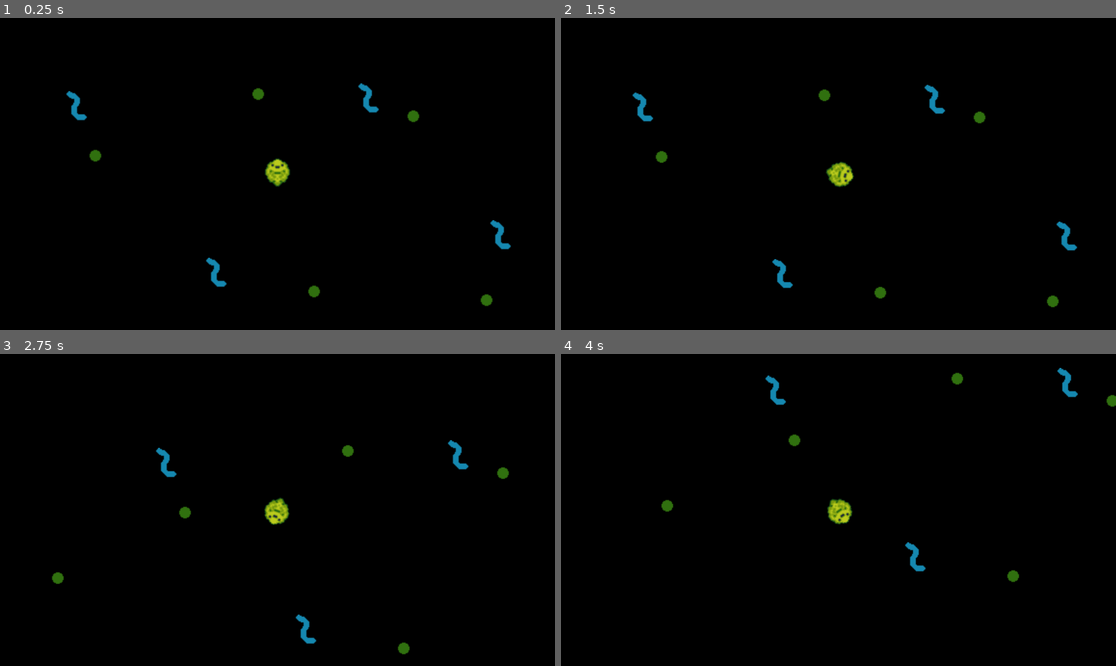
Above: before the commit, frames 1-4 (two rows, left to right).
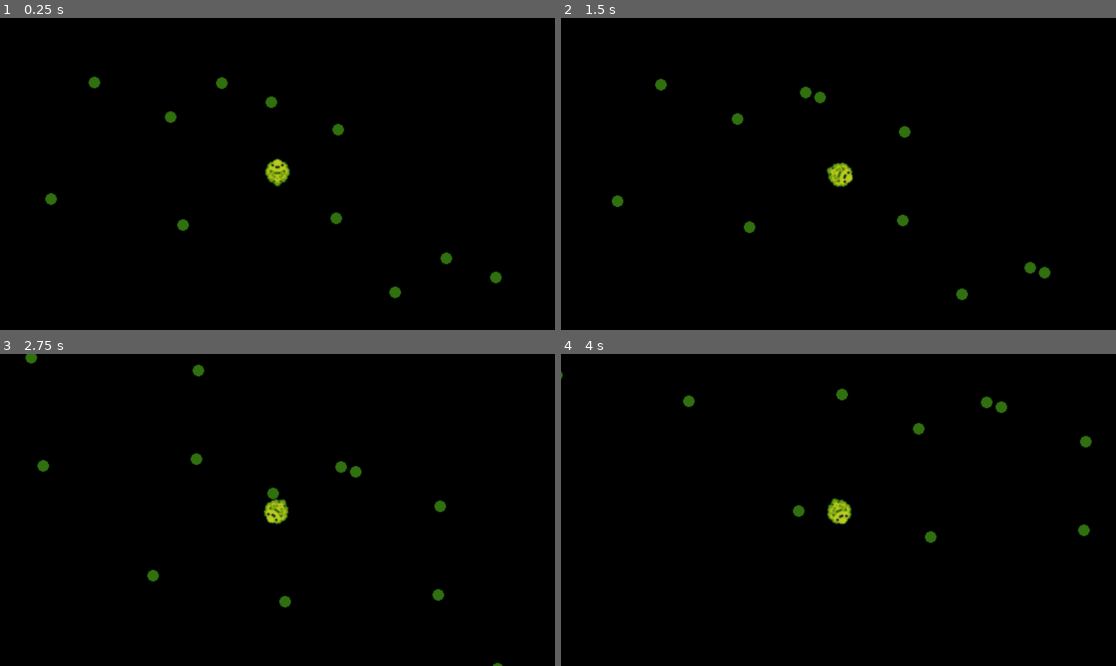
Above: after the commit, the same moments.

Repository: sjhope/CozySpringJam2025
Game: Godot game, scene res://Gameplay/World/main.tscn
Two runs of this game, one before a commit and one after it. Both use one fixed random seed, a clock stepped at 60 frames per second and the inputs below.
Inputs:
- Up to frame 1 (0.25 s): no input
- Up to frame 2 (1.5 s): hold Right (ui_right) 0.53-1.28 s; hold Z (Action, bound only after the commit) 0.53-1.28 s; hold Down (ui_down) from 1.28 s (still down); tap Z (Action, bound only after the commit) at 1.35 s
- Up to frame 3 (2.75 s): release Down (ui_down) at 2.03 s; hold Right (ui_right) from 2.03 s (still down); hold Z (Action, bound only after the commit) from 2.03 s (still down)
- Up to frame 4 (4 s): release Right (ui_right) at 2.78 s; release Z (Action, bound only after the commit) at 2.78 s; hold Up (ui_up) 2.78-3.53 s; tap Z (Action, bound only after the commit) at 2.85 s; hold Left (ui_left) from 3.53 s (still down); hold Z (Action, bound only after the commit) from 3.53 s (still down)

The runs differ from the first frame. In frame 1, 1.7% of the frame differs, in the area x 8-93%, y 18-93%; in frame 2, 1.7%, in the area x 9-93%, y 19-93%; in frame 3, 1.7%; in frame 4, 1.5%.

Commit message:
Added: Grabber, Particles Updated: Player motion

Diff:
--- /dev/null
+++ b/Godot/Gameplay/Autoloads/fluid_manager.gd
@@ -0,0 +1,4 @@
+extends Node
+
+const VISCOSITY: float = 0.35    # 0 = water, 1 = sludge
+const DRAG_COEFF: float = 5.0
--- /dev/null
+++ b/Godot/Gameplay/Particles/particle.tscn
@@ -0,0 +1,23 @@
+[gd_scene load_steps=4 format=3 uid="uid://t4rji6isqv5y"]
+
+[ext_resource type="Script" uid="uid://bj8ypk8tdqu5d" path="res://Gameplay/Particles/particle_basic.gd" id="1_h1s8d"]
+[ext_resource type="Texture2D" uid="uid://c6h1kx3h23svd" path="res://Graphics/Particles/test_particle.png" id="2_8bo20"]
+
+[sub_resource type="CircleShape2D" id="CircleShape2D_mnrq8"]
+radius = 7.07107
+
+[node name="Particle" type="Node2D"]
+script = ExtResource("1_h1s8d")
+
+[node name="Sprite2D" type="Sprite2D" parent="."]
+texture = ExtResource("2_8bo20")
+metadata/_edit_lock_ = true
+
+[node name="Area2D" type="Area2D" parent="."]
+collision_layer = 2
+metadata/_edit_lock_ = true
+
+[node name="CollisionShape2D" type="CollisionShape2D" parent="Area2D"]
+shape = SubResource("CircleShape2D_mnrq8")
+debug_color = Color(0.00242273, 0.651337, 0, 0.42)
+metadata/_edit_lock_ = true
--- /dev/null
+++ b/Godot/Gameplay/Particles/particle_basic.gd
@@ -0,0 +1,56 @@
+extends Node2D
+class_name ParticleBasic
+
+const EPSILON : float = 1e-5
+
+@export var velocity: Vector2 = Vector2.ZERO
+@export var radius: float  =  8.0
+
+@export var link_radius: float  = 64.0      # how far attraction acts (radius * 8)?
+@export var link_strength: float  = 500.0     # "spring" coeff
+
+static var _all_particles: Array = []
+
+func _enter_tree() -> void: _all_particles.append(self)
+func _exit_tree() -> void: _all_particles.erase(self)
+
+func _physics_process(delta: float) -> void:
+	_handle_attractor(delta)
+
+	velocity -= velocity * FluidManager.VISCOSITY * FluidManager.DRAG_COEFF * delta
+
+	if velocity.length_squared() < EPSILON:
+		velocity = Vector2.ZERO
+	global_position += velocity * delta
+
+func _handle_attractor(delta: float) -> void:
+	for i in range(_all_particles.size()):
+		var other = _all_particles[i]
+
+		if other == self: continue
+		if int(self.get_instance_id()) > int(other.get_instance_id()): continue
+
+		var offset  = other.global_position - global_position
+		var dist = offset.length()
+		if dist < EPSILON: continue
+
+		var min_d = radius + other.radius
+
+		# particle collision
+		if dist < min_d:
+			var push = offset.normalized() * (min_d - dist) * 0.5
+			global_position -= push
+			other.global_position += push
+
+			var normal = offset.normalized()
+			var rel_vel = velocity - other.velocity
+			var impulse = normal * rel_vel.dot(normal) * 0.5
+			velocity -= impulse
+			other.velocity += impulse
+
+		# spring force
+		elif dist < link_radius:
+			var falloff = 1.0 - dist / link_radius
+			var force = offset.normalized() * link_strength * falloff * delta
+			velocity += force
+			other.velocity -= force
--- a/Godot/Gameplay/Player/player.gd
+++ b/Godot/Gameplay/Player/player.gd
@@ -1,27 +1,59 @@
 extends CharacterBody2D
 class_name Player
 
-const EPSILON = 0.00001
-
-@export var viscosity: float = 0.4    # 0 = water, 1 = sludge
-@export var drag_coeff: float = 5.0
+const EPSILON : float = 1e-5
 
 @export var thrust: float = 300.0     # thrust maximum to be assumed only possible at a viscosity of zero
 @export var turn_rate: float = 4.0
 
+@export var grab_force: float = 10.0
+@onready var grabber: Area2D = $Grabber
+@onready var grab_shape: CollisionShape2D  = $Grabber/CollisionShape2D
+
+var _grabbed_particle: ParticleBasic = null
+var _grab_radius: float
+
+func _ready() -> void:
+		_grab_radius = grab_shape.shape.radius * grab_shape.global_scale.x
+
 func _physics_process(delta: float) -> void:
 	# forward thrust
-	var thrust_input := Input.get_action_strength("ui_up") - Input.get_action_strength("ui_down")
+	var thrust_input := Input.get_action_strength("Up") - Input.get_action_strength("Down")
 	if thrust_input != 0.0:
-		velocity += Vector2.UP.rotated(rotation) * thrust * thrust_input * (1.0 - viscosity) * delta
+		velocity += Vector2.UP.rotated(rotation) * thrust * thrust_input * (1.0 - FluidManager.VISCOSITY) * delta
 
 	# rotation
-	var rot_input := Input.get_action_strength("ui_right") - Input.get_action_strength("ui_left")
-	rotation += rot_input * turn_rate * (1.0 - viscosity) * delta
+	var rot_input := Input.get_action_strength("Right") - Input.get_action_strength("Left")
+	rotation += rot_input * turn_rate * (1.0 - FluidManager.VISCOSITY) * delta
 
 	# apply drag
-	velocity -= velocity * viscosity * drag_coeff * delta
+	velocity -= velocity * FluidManager.VISCOSITY * FluidManager.DRAG_COEFF * delta
 	if velocity.length_squared() < EPSILON:
 		velocity = Vector2.ZERO
 
+	# grabber
+	if Input.is_action_pressed("Action"):
+		if _grabbed_particle == null or !is_instance_valid(_grabbed_particle):
+
+			# get closest particle to grabber center
+			var nearest_dist : float = INF
+			for area in grabber.get_overlapping_areas():
+				var particle := area.get_parent() as ParticleBasic
+				if particle:
+					var distance := (particle.global_position - grabber.global_position).length()
+					if distance < nearest_dist:
+						nearest_dist = distance
+						_grabbed_particle = particle
+
+		# while holding keep particle snapped
+		# TODO: need this to lerp into position, rather than perfectly snap
+		if _grabbed_particle and is_instance_valid(_grabbed_particle):
+			_grabbed_particle.global_position = grabber.global_position
+			_grabbed_particle.velocity = Vector2.ZERO
+	else:
+		# "launch" a particle when let go
+		if _grabbed_particle and is_instance_valid(_grabbed_particle):
+			_grabbed_particle.velocity = velocity * 2
+			_grabbed_particle = null
+
 	move_and_slide()
--- a/Godot/Gameplay/Player/player.tscn
+++ b/Godot/Gameplay/Player/player.tscn
@@ -1,15 +1,21 @@
-[gd_scene load_steps=4 format=3 uid="uid://btw2crosmbyhc"]
+[gd_scene load_steps=5 format=3 uid="uid://btw2crosmbyhc"]
 
 [ext_resource type="Script" uid="uid://ba1mv6gq41xf0" path="res://Gameplay/Player/player.gd" id="1_onrkg"]
 [ext_resource type="Texture2D" uid="uid://dvp81hk4i8nww" path="res://Graphics/Player/test_slime.png" id="2_i3pqv"]
 
 [sub_resource type="CircleShape2D" id="CircleShape2D_0xm2m"]
 
+[sub_resource type="CircleShape2D" id="CircleShape2D_t4lfm"]
+radius = 16.1245
+
 [node name="Player" type="CharacterBody2D"]
+collision_mask = 2
+motion_mode = 1
 script = ExtResource("1_onrkg")
 
 [node name="CollisionShape2D" type="CollisionShape2D" parent="."]
 shape = SubResource("CircleShape2D_0xm2m")
+debug_color = Color(0.890546, 0.226492, 0.588801, 0.42)
 metadata/_edit_lock_ = true
 
 [node name="Sprite2D" type="Sprite2D" parent="."]
@@ -18,3 +24,10 @@
 
 [node name="Camera2D" type="Camera2D" parent="."]
 zoom = Vector2(2, 2)
+
+[node name="Grabber" type="Area2D" parent="."]
+position = Vector2(0, -23)
+collision_mask = 2
+
+[node name="CollisionShape2D" type="CollisionShape2D" parent="Grabber"]
+shape = SubResource("CircleShape2D_t4lfm")
--- a/Godot/Gameplay/World/main.tscn
+++ b/Godot/Gameplay/World/main.tscn
@@ -1,8 +1,7 @@
-[gd_scene load_steps=4 format=3 uid="uid://brrm44dymh5lg"]
+[gd_scene load_steps=3 format=3 uid="uid://brrm44dymh5lg"]
 
 [ext_resource type="PackedScene" uid="uid://btw2crosmbyhc" path="res://Gameplay/Player/player.tscn" id="1_mnrq8"]
-[ext_resource type="Texture2D" uid="uid://c6h1kx3h23svd" path="res://Graphics/Particles/test_particle.png" id="2_gap3c"]
-[ext_resource type="Texture2D" uid="uid://codvwwll6ogvs" path="res://Graphics/Particles/test_particle_2.png" id="3_hdx3s"]
+[ext_resource type="PackedScene" uid="uid://t4rji6isqv5y" path="res://Gameplay/Particles/particle.tscn" id="2_qepn6"]
 
 [node name="main" type="Node2D"]
 
@@ -10,74 +9,65 @@
 position = Vector2(400, 183)
 thrust = 500.0
 
-[node name="TestParticle" type="Sprite2D" parent="."]
-position = Vector2(79, 232)
-texture = ExtResource("2_gap3c")
+[node name="Particle" parent="." instance=ExtResource("2_qepn6")]
+position = Vector2(395, 109)
 
-[node name="TestParticle2" type="Sprite2D" parent="TestParticle"]
-position = Vector2(359, 73)
-texture = ExtResource("2_gap3c")
+[node name="Particle2" parent="." instance=ExtResource("2_qepn6")]
+position = Vector2(463, 137)
 
-[node name="TestParticle4" type="Sprite2D" parent="TestParticle/TestParticle2"]
-position = Vector2(103, -182)
-texture = ExtResource("2_gap3c")
+[node name="Particle3" parent="." instance=ExtResource("2_qepn6")]
+position = Vector2(289, 124)
 
-[node name="TestParticle" type="Sprite2D" parent="TestParticle/TestParticle2/TestParticle4"]
-position = Vector2(-161, -23)
-texture = ExtResource("2_gap3c")
+[node name="Particle4" parent="." instance=ExtResource("2_qepn6")]
+position = Vector2(302, 236)
 
-[node name="TestParticle2" type="Sprite2D" parent="TestParticle/TestParticle2/TestParticle4"]
-position = Vector2(198, 50)
-texture = ExtResource("2_gap3c")
+[node name="Particle5" parent="." instance=ExtResource("2_qepn6")]
+position = Vector2(461, 229)
 
-[node name="TestParticle3" type="Sprite2D" parent="TestParticle/TestParticle2/TestParticle4"]
-position = Vector2(-105, -282)
-texture = ExtResource("2_gap3c")
+[node name="Particle6" parent="." instance=ExtResource("2_qepn6")]
+position = Vector2(165, 209)
 
-[node name="TestParticle4" type="Sprite2D" parent="TestParticle/TestParticle2/TestParticle4"]
-position = Vector2(301, -132)
-texture = ExtResource("2_gap3c")
+[node name="Particle7" parent="." instance=ExtResource("2_qepn6")]
+position = Vector2(341, 88)
 
-[node name="TestParticle" type="Sprite2D" parent="TestParticle/TestParticle2/TestParticle4/TestParticle4"]
-position = Vector2(-687, 432)
-texture = ExtResource("2_gap3c")
+[node name="Particle8" parent="." instance=ExtResource("2_qepn6")]
+position = Vector2(628, 291)
 
-[node name="TestParticle2" type="Sprite2D" parent="TestParticle/TestParticle2/TestParticle4/TestParticle4"]
-position = Vector2(-328, 505)
-texture = ExtResource("2_gap3c")
+[node name="Particle9" parent="." instance=ExtResource("2_qepn6")]
+position = Vector2(696, 319)
 
-[node name="TestParticle3" type="Sprite2D" parent="TestParticle/TestParticle2/TestParticle4/TestParticle4"]
-position = Vector2(-631, 173)
-texture = ExtResource("2_gap3c")
+[node name="Particle10" parent="." instance=ExtResource("2_qepn6")]
+position = Vector2(522, 306)
 
-[node name="TestParticle4" type="Sprite2D" parent="TestParticle/TestParticle2/TestParticle4/TestParticle4"]
-position = Vector2(-225, 323)
-texture = ExtResource("2_gap3c")
+[node name="Particle11" parent="." instance=ExtResource("2_qepn6")]
+position = Vector2(535, 418)
 
-[node name="TestParticle5" type="Sprite2D" parent="TestParticle/TestParticle2/TestParticle4/TestParticle4"]
-position = Vector2(-345, 114)
-texture = ExtResource("3_hdx3s")
+[node name="Particle12" parent="." instance=ExtResource("2_qepn6")]
+position = Vector2(694, 411)
 
-[node name="TestParticle5" type="Sprite2D" parent="TestParticle/TestParticle2/TestParticle4/TestParticle4/TestParticle5"]
-position = Vector2(137, 142)
-texture = ExtResource("3_hdx3s")
+[node name="Particle13" parent="." instance=ExtResource("2_qepn6")]
+position = Vector2(398, 391)
 
-[node name="TestParticle5" type="Sprite2D" parent="TestParticle/TestParticle2/TestParticle4/TestParticle4/TestParticle5/TestParticle5"]
-position = Vector2(-440, -134)
-texture = ExtResource("3_hdx3s")
+[node name="Particle14" parent="." instance=ExtResource("2_qepn6")]
+position = Vector2(574, 270)
 
-[node name="TestParticle5" type="Sprite2D" parent="TestParticle/TestParticle2/TestParticle4/TestParticle4/TestParticle5/TestParticle5/TestParticle5"]
-position = Vector2(145, 173)
-texture = ExtResource("3_hdx3s")
+[node name="Particle15" parent="." instance=ExtResource("2_qepn6")]
+position = Vector2(144, -32)
 
-[node name="TestParticle5" type="Sprite2D" parent="TestParticle/TestParticle2/TestParticle4/TestParticle4/TestParticle5/TestParticle5/TestParticle5/TestParticle5"]
-position = Vector2(122, -365)
-texture = ExtResource("3_hdx3s")
+[node name="Particle16" parent="." instance=ExtResource("2_qepn6")]
+position = Vector2(212, -4)
 
-[node name="TestParticle5" type="Sprite2D" parent="TestParticle/TestParticle2/TestParticle4/TestParticle4/TestParticle5/TestParticle5/TestParticle5/TestParticle5/TestParticle5"]
-position = Vector2(424, 384)
-texture = ExtResource("3_hdx3s")
+[node name="Particle17" parent="." instance=ExtResource("2_qepn6")]
+position = Vector2(38, -17)
 
-[node name="TestParticle3" type="Sprite2D" parent="TestParticle"]
-position = Vector2(56, -259)
-texture = ExtResource("2_gap3c")
+[node name="Particle18" parent="." instance=ExtResource("2_qepn6")]
+position = Vector2(51, 95)
+
+[node name="Particle19" parent="." instance=ExtResource("2_qepn6")]
+position = Vector2(210, 88)
+
+[node name="Particle20" parent="." instance=ExtResource("2_qepn6")]
+position = Vector2(-86, 68)
+
+[node name="Particle21" parent="." instance=ExtResource("2_qepn6")]
+position = Vector2(90, -53)
--- /dev/null
+++ b/Godot/main.tscn
@@ -0,0 +1,83 @@
+[gd_scene load_steps=4 format=3 uid="uid://b43a03b51t3k2"]
+
+[ext_resource type="PackedScene" uid="uid://btw2crosmbyhc" path="res://Gameplay/Player/player.tscn" id="1_ig7tw"]
+[ext_resource type="Texture2D" uid="uid://c6h1kx3h23svd" path="res://Graphics/Particles/test_particle.png" id="2_h2yge"]
+[ext_resource type="Texture2D" uid="uid://codvwwll6ogvs" path="res://Graphics/Particles/test_particle_2.png" id="3_1bvp3"]
+
+[node name="main" type="Node2D"]
+
+[node name="Player" parent="." instance=ExtResource("1_ig7tw")]
+position = Vector2(400, 183)
+thrust = 500.0
+
+[node name="TestParticle" type="Sprite2D" parent="."]
+position = Vector2(79, 232)
+texture = ExtResource("2_h2yge")
+
+[node name="TestParticle2" type="Sprite2D" parent="TestParticle"]
+position = Vector2(359, 73)
+texture = ExtResource("2_h2yge")
+
+[node name="TestParticle4" type="Sprite2D" parent="TestParticle/TestParticle2"]
+position = Vector2(103, -182)
+texture = ExtResource("2_h2yge")
+
+[node name="TestParticle" type="Sprite2D" parent="TestParticle/TestParticle2/TestParticle4"]
+position = Vector2(-161, -23)
+texture = ExtResource("2_h2yge")
+
+[node name="TestParticle2" type="Sprite2D" parent="TestParticle/TestParticle2/TestParticle4"]
+position = Vector2(198, 50)
+texture = ExtResource("2_h2yge")
+
+[node name="TestParticle3" type="Sprite2D" parent="TestParticle/TestParticle2/TestParticle4"]
+position = Vector2(-105, -282)
+texture = ExtResource("2_h2yge")
+
+[node name="TestParticle4" type="Sprite2D" parent="TestParticle/TestParticle2/TestParticle4"]
+position = Vector2(301, -132)
+texture = ExtResource("2_h2yge")
+
+[node name="TestParticle" type="Sprite2D" parent="TestParticle/TestParticle2/TestParticle4/TestParticle4"]
+position = Vector2(-687, 432)
+texture = ExtResource("2_h2yge")
+
+[node name="TestParticle2" type="Sprite2D" parent="TestParticle/TestParticle2/TestParticle4/TestParticle4"]
+position = Vector2(-328, 505)
+texture = ExtResource("2_h2yge")
+
+[node name="TestParticle3" type="Sprite2D" parent="TestParticle/TestParticle2/TestParticle4/TestParticle4"]
+position = Vector2(-631, 173)
+texture = ExtResource("2_h2yge")
+
+[node name="TestParticle4" type="Sprite2D" parent="TestParticle/TestParticle2/TestParticle4/TestParticle4"]
+position = Vector2(-225, 323)
+texture = ExtResource("2_h2yge")
+
+[node name="TestParticle5" type="Sprite2D" parent="TestParticle/TestParticle2/TestParticle4/TestParticle4"]
+position = Vector2(-345, 114)
+texture = ExtResource("3_1bvp3")
+
+[node name="TestParticle5" type="Sprite2D" parent="TestParticle/TestParticle2/TestParticle4/TestParticle4/TestParticle5"]
+position = Vector2(137, 142)
+texture = ExtResource("3_1bvp3")
+
+[node name="TestParticle5" type="Sprite2D" parent="TestParticle/TestParticle2/TestParticle4/TestParticle4/TestParticle5/TestParticle5"]
+position = Vector2(-440, -134)
+texture = ExtResource("3_1bvp3")
+
+[node name="TestParticle5" type="Sprite2D" parent="TestParticle/TestParticle2/TestParticle4/TestParticle4/TestParticle5/TestParticle5/TestParticle5"]
+position = Vector2(145, 173)
+texture = ExtResource("3_1bvp3")
+
+[node name="TestParticle5" type="Sprite2D" parent="TestParticle/TestParticle2/TestParticle4/TestParticle4/TestParticle5/TestParticle5/TestParticle5/TestParticle5"]
+position = Vector2(122, -365)
+texture = ExtResource("3_1bvp3")
+
+[node name="TestParticle5" type="Sprite2D" parent="TestParticle/TestParticle2/TestParticle4/TestParticle4/TestParticle5/TestParticle5/TestParticle5/TestParticle5/TestParticle5"]
+position = Vector2(424, 384)
+texture = ExtResource("3_1bvp3")
+
+[node name="TestParticle3" type="Sprite2D" parent="TestParticle"]
+position = Vector2(56, -259)
+texture = ExtResource("2_h2yge")
--- a/Godot/project.godot
+++ b/Godot/project.godot
@@ -15,6 +15,44 @@
 config/features=PackedStringArray("4.4", "GL Compatibility")
 config/icon="res://icon.svg"
 
+[autoload]
+
+FluidManager="*res://Gameplay/Autoloads/fluid_manager.gd"
+
+[input]
+
+Up={
+"deadzone": 0.2,
+"events": [Object(InputEventKey,"resource_local_to_scene":false,"resource_name":"","device":-1,"window_id":0,"alt_pressed":false,"shift_pressed":false,"ctrl_pressed":false,"meta_pressed":false,"pressed":false,"keycode":0,"physical_keycode":4194320,"key_label":0,"unicode":0,"location":0,"echo":false,"script":null)
+, Object(InputEventKey,"resource_local_to_scene":false,"resource_name":"","device":-1,"window_id":0,"alt_pressed":false,"shift_pressed":false,"ctrl_pressed":false,"meta_pressed":false,"pressed":false,"keycode":0,"physical_keycode":87,"key_label":0,"unicode":119,"location":0,"echo":false,"script":null)
+]
+}
+Down={
+"deadzone": 0.2,
+"events": [Object(InputEventKey,"resource_local_to_scene":false,"resource_name":"","device":-1,"window_id":0,"alt_pressed":false,"shift_pressed":false,"ctrl_pressed":false,"meta_pressed":false,"pressed":false,"keycode":0,"physical_keycode":4194322,"key_label":0,"unicode":0,"location":0,"echo":false,"script":null)
+, Object(InputEventKey,"resource_local_to_scene":false,"resource_name":"","device":-1,"window_id":0,"alt_pressed":false,"shift_pressed":false,"ctrl_pressed":false,"meta_pressed":false,"pressed":false,"keycode":0,"physical_keycode":83,"key_label":0,"unicode":115,"location":0,"echo":false,"script":null)
+]
+}
+Left={
+"deadzone": 0.2,
+"events": [Object(InputEventKey,"resource_local_to_scene":false,"resource_name":"","device":-1,"window_id":0,"alt_pressed":false,"shift_pressed":false,"ctrl_pressed":false,"meta_pressed":false,"pressed":false,"keycode":0,"physical_keycode":4194319,"key_label":0,"unicode":0,"location":0,"echo":false,"script":null)
+, Object(InputEventKey,"resource_local_to_scene":false,"resource_name":"","device":-1,"window_id":0,"alt_pressed":false,"shift_pressed":false,"ctrl_pressed":false,"meta_pressed":false,"pressed":false,"keycode":0,"physical_keycode":65,"key_label":0,"unicode":97,"location":0,"echo":false,"script":null)
+]
+}
+Right={
+"deadzone": 0.2,
+"events": [Object(InputEventKey,"resource_local_to_scene":false,"resource_name":"","device":-1,"window_id":0,"alt_pressed":false,"shift_pressed":false,"ctrl_pressed":false,"meta_pressed":false,"pressed":false,"keycode":0,"physical_keycode":4194321,"key_label":0,"unicode":0,"location":0,"echo":false,"script":null)
+, Object(InputEventKey,"resource_local_to_scene":false,"resource_name":"","device":-1,"window_id":0,"alt_pressed":false,"shift_pressed":false,"ctrl_pressed":false,"meta_pressed":false,"pressed":false,"keycode":0,"physical_keycode":68,"key_label":0,"unicode":100,"location":0,"echo":false,"script":null)
+]
+}
+Action={
+"deadzone": 0.2,
+"events": [Object(InputEventKey,"resource_local_to_scene":false,"resource_name":"","device":-1,"window_id":0,"alt_pressed":false,"shift_pressed":false,"ctrl_pressed":false,"meta_pressed":false,"pressed":false,"keycode":0,"physical_keycode":90,"key_label":0,"unicode":122,"location":0,"echo":false,"script":null)
+, Object(InputEventKey,"resource_local_to_scene":false,"resource_name":"","device":-1,"window_id":0,"alt_pressed":false,"shift_pressed":false,"ctrl_pressed":false,"meta_pressed":false,"pressed":false,"keycode":0,"physical_keycode":4194309,"key_label":0,"unicode":0,"location":0,"echo":false,"script":null)
+, Object(InputEventKey,"resource_local_to_scene":false,"resource_name":"","device":-1,"window_id":0,"alt_pressed":false,"shift_pressed":false,"ctrl_pressed":false,"meta_pressed":false,"pressed":false,"keycode":0,"physical_keycode":32,"key_label":0,"unicode":32,"location":0,"echo":false,"script":null)
+]
+}
+
 [rendering]
 
 renderer/rendering_method="gl_compatibility"
Not shown, added: Godot/Gameplay/Autoloads/fluid_manager.gd.uid
Not shown, added: Godot/Gameplay/Particles/particle_basic.gd.uid
Not shown, removed: Godot/player.tscn6824017807.tmp
